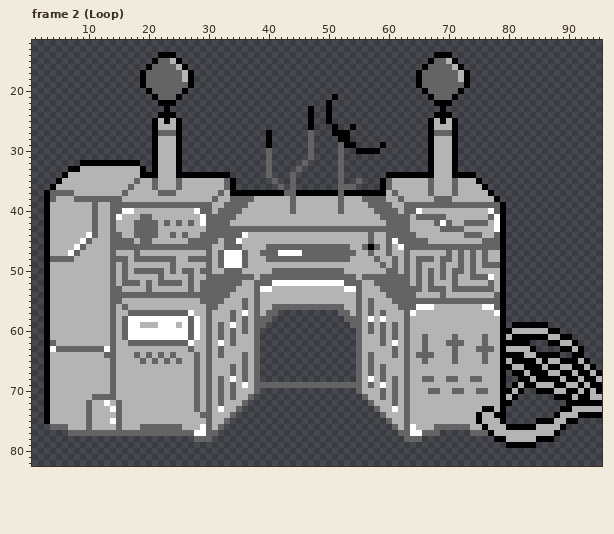
Two states of a pixel-art file, assets/machine.aseprite. The first picture shows the starting point.
96x96 pixels, 17 frames. Shown: frame 2 (Loop): x 1..95, y 12..82. The commit also changed other frames, which this record leaves out.
New version:
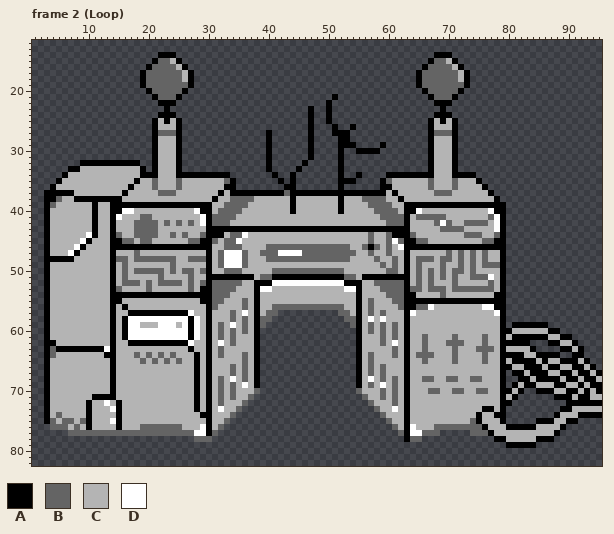
Palette (. is transparent): A #000000  B #646464  C #b4b4b4  D #ffffff
From old to new:
Frame 2 (Loop), layer "Layer 3":
The author put colour A in row 34 at x 41 and 55; in row 35 at x 42 and 53 to 54; in row 36 at x 43.
Colour B becomes colour A in rows 27 to 28 at x 47; in row 29 at x 47 and 52; in rows 30 to 31 at x 40, 47 and 52; in row 32 at x 40, 46 and 52; in row 33 at x 40, 45 and 52; in row 34 at x 44 and 52.
Colour B becomes colour A in row 35 at x 18, 44 and 52; in row 36 at x 17, 33, 44, 52 and 60; in row 37 at x 4 to 7, 16, 32, 44, 52 and 61; in row 38 at x 4, 8 to 15, 31, 44, 52 and 62; in row 39 at x 11, 14 to 30, 44, 52 and 63 to 78; in row 40 at x 11, 14 to 15, 29 to 30, 44, 52, 63 to 64 and 78.
Colour B becomes colour A in rows 41 to 42 at x 11, 14, 30 and 63; in row 43 at x 11, 14 and 30 to 63; in row 44 at x 11, 14, 30 to 32 and 61 to 63; in row 45 at x 10, 14 to 15, 29 to 30, 63 to 64 and 78; in row 46 at x 9, 14 to 30 and 63 to 78; in row 47 at x 8, 14, 30 and 63.
Colour B becomes colour A in row 48 at x 4 to 7, 14, 30 and 63; in rows 49 to 50 at x 14, 30 and 63; in row 51 at x 14, 30 to 37, 41 to 52 and 56 to 63; in row 52 at x 14, 30, 38 to 40, 53 to 55 and 63; in row 53 at x 14, 29 to 30, 38, 55 and 63; in row 54 at x 14 to 30, 38, 55, 63 to 64 and 78.
Colour B becomes colour A in row 55 at x 14 to 15, 29 to 30, 38, 55 and 63 to 78; in row 56 at x 14, 16, 30, 38, 55, 63 to 64 and 78; in row 57 at x 14, 17 to 26, 30, 38, 55 and 63; in rows 58 to 61 at x 14, 16, 27, 30, 38, 55 and 63; in row 62 at x 4, 14, 17 to 26, 30, 38, 55 and 63; in row 63 at x 5 to 12, 14, 27, 30, 38, 55 and 63.
Colour B becomes colour A in row 64 at x 13 to 14, 28, 30, 38, 55 and 63; in rows 65 to 69 at x 14, 28, 30, 38, 55 and 63; in row 70 at x 14, 28, 30 and 63; in row 71 at x 11 to 14, 28, 30 and 63; in rows 72 to 73 at x 10, 15, 28, 30 and 63; in row 74 at x 10, 15, 29 to 30 and 63.
Colour B becomes colour A in rows 75 to 76 at x 10, 15, 30 and 63; in row 77 at x 30 and 63; in row 78 at x 63.
Colour C becomes colour B in row 37 at x 68 to 70; in row 38 at x 5; in row 39 at x 4; in row 64 at x 4; in row 74 at x 5; in row 75 at x 4, 6 to 7, 9 and 74.
Colour C becomes colour B in row 76 at x 8 and 74 to 75.
Colour D becomes colour B in row 56 at x 65 to 66; in row 63 at x 4.
Colour B becomes colour C in row 37 at x 67 and 71; in row 38 at x 68 to 70; in row 44 at x 33.
Colour B is gone in row 34 at x 40; in row 35 at x 41 and 55; in row 36 at x 42 and 53 to 54; in row 69 at x 39 to 54.
Pixel boxes of the changes (left, top, right, bottom) in both pictures:
changed: (50, 130, 500, 442)
